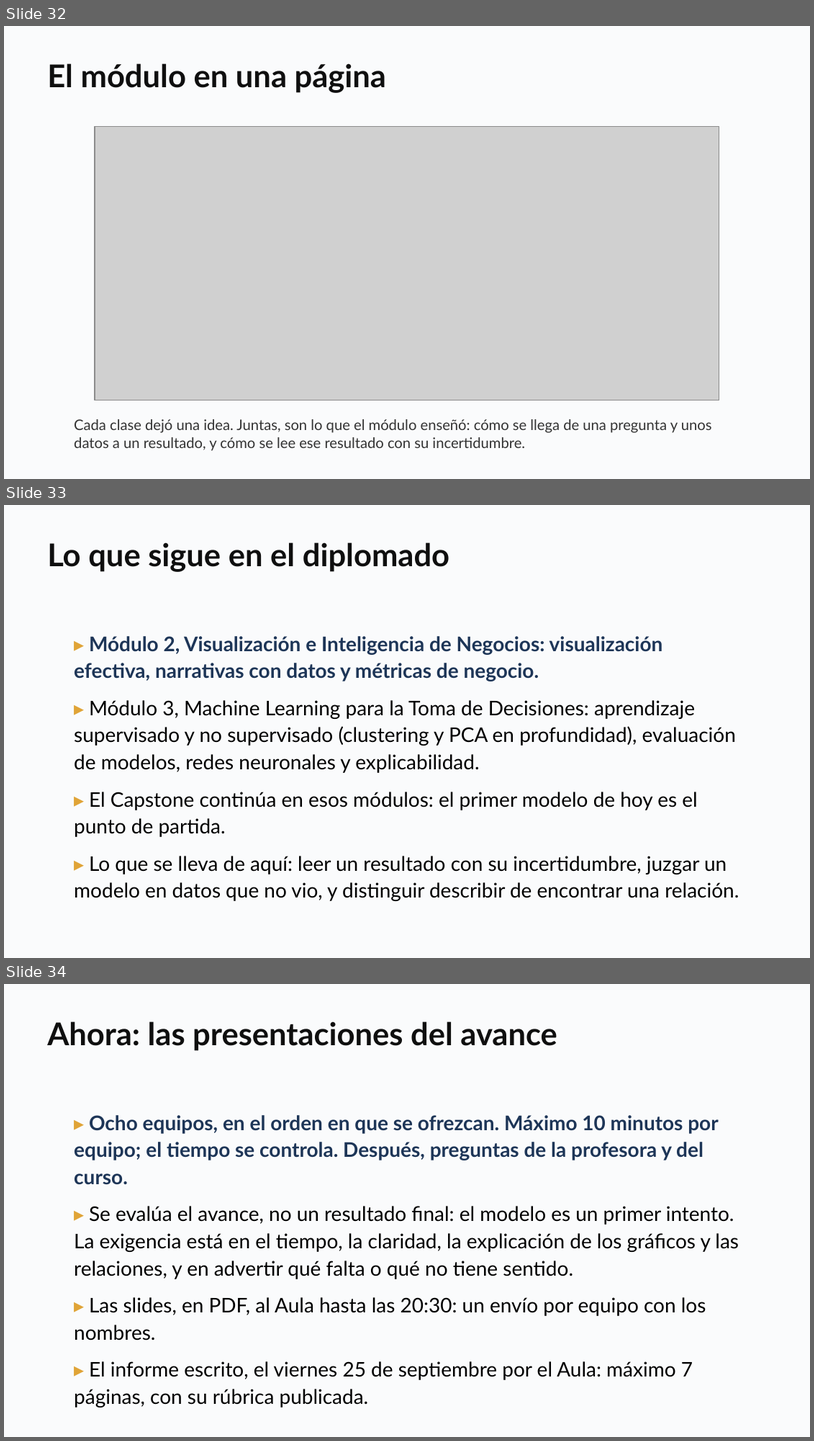
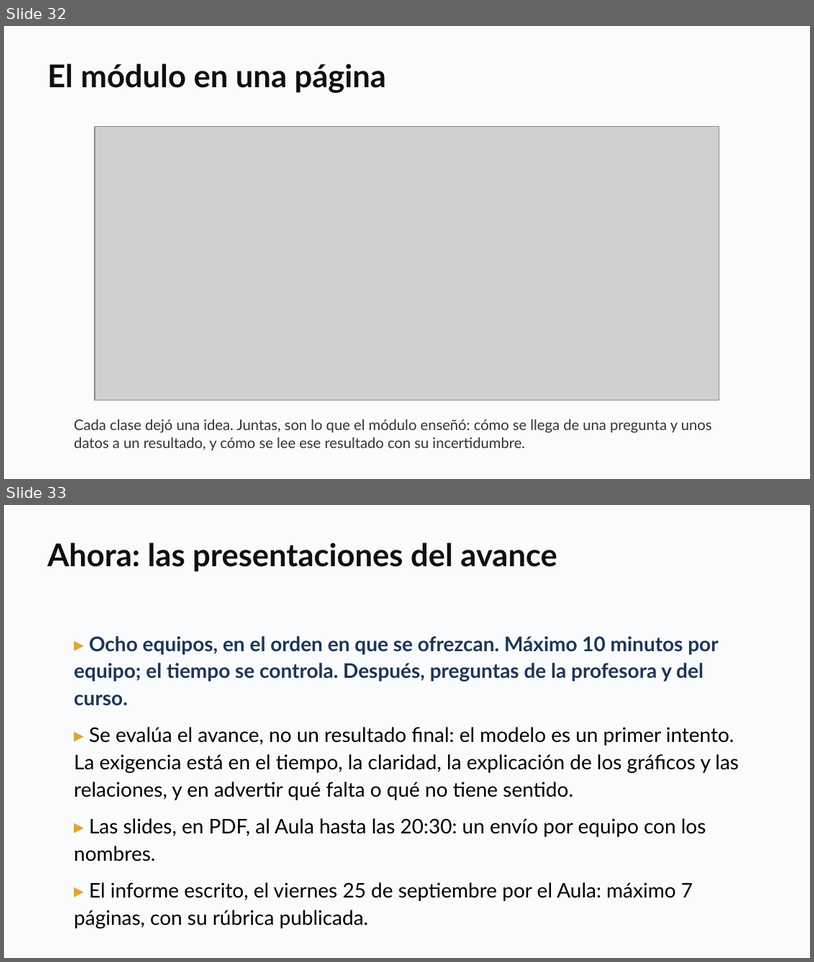
Before and after one commit to daniopitz/diplomado-cdd, a slide deck: presentaciones/clase08_componentes_principales.pptx. Shown one above the other, each under a label of ours: slides 32, 33 and 34 before the commit, slides 32 and 33 after it. The pictures are 814x1441 and 814x962 pixels, drawn with LibreOffice and Linux fonts; fonts in the diff are those of the drawing; grey boxes stand for pictures. Boxes give left, top, right and bottom in pixels: in the first picture for what was removed or moved away, otherwise in the second. Text is boxed around its words. In the diff, an @@ line names an element or a change of style, - is before the commit and + after.

```diff
--- a/presentaciones/clase08_componentes_principales.pptx
+++ b/presentaciones/clase08_componentes_principales.pptx
@@ slide 33 removed at box(4, 505, 810, 958), background #FFFFFF @@
@@ rectangle removed at box(4, 505, 810, 958) @@
@@ text removed at box(47, 542, 450, 572) @@
-Lo que sigue en el diplomado
@@ text removed at box(74, 636, 739, 901) @@
-▸ Módulo 2, Visualización e Inteligencia de Negocios: visualización efectiva, narrativas con datos y métricas de negocio.
-▸ Módulo 3, Machine Learning para la Toma de Decisiones: aprendizaje supervisado y no supervisado (clustering y PCA en profundidad), evaluación de modelos, redes neuronales y explicabilidad.
-▸ El Capstone continúa en esos módulos: el primer modelo de hoy es el punto de partida.
-▸ Lo que se lleva de aquí: leer un resultado con su incertidumbre, juzgar un modelo en datos que no vio, y distinguir describir de encontrar una relación.
@@ what was slide 34 is now slide 33 @@
```
Also in this commit, not shown: 1 other file.
